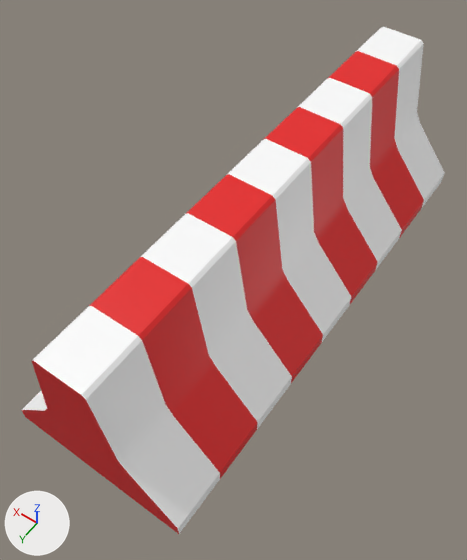
The FBX model KARTGAME/Assets/Models/Tracks/track01/concreteBarrier.fbx, before and after one commit.
Camera for both pictures: a 50 mm camera at (4.02, 5.99, 8.06) aimed at (7.32, 1.38, 0.8). Every picture has the same lights, and +X, +Y and +Z are marked at lower left.

The older version as bpy lines, for what is in view:
```python
me_cube_004 = bpy.data.meshes.new('Cube.004')
me_cube_004.from_pydata(...)  # 161 vertices, 112 faces; spans x -1.32..1.33, y -3.76..3.76, z -0.92..1.51
# faces by material slot: [52, 60]
me_cube_004.materials.append(mat_red)  # red #e71f1f
me_cube_004.materials.append(mat_white)  # white #ffffff
ob_concrete_barrier = bpy.data.objects.new('Concrete Barrier', me_cube_004)
ob_concrete_barrier.location = (7.27, 0.66, 0.94)
```
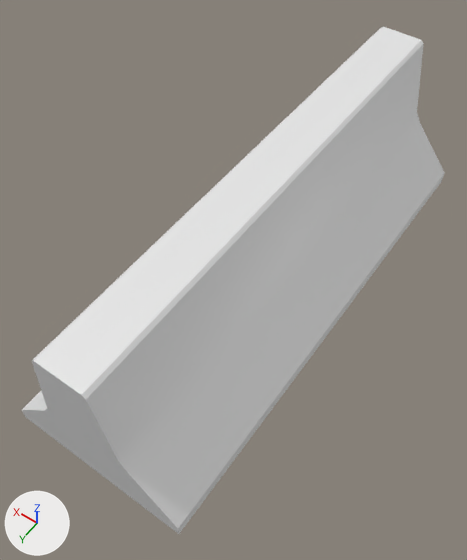
Where the change shows, as pixel boxes [x1, y1, x2, y2] in the pictures (467 x 560 px):
part 1 of me_cube_004, recoloured (red to white): [22, 51, 424, 534] in both
part 2 of me_cube_004, recoloured: [22, 26, 445, 534] in both

Edits to the bpy script that builds the scene:
```text
Add mat_concretebarriermaterial:
    mat_concretebarriermaterial = principled_material('ConcreteBarrierMaterial')
    mat_concretebarriermaterial.base_color = (0.8, 0.8, 0.8)  # white #e7e7e7
Change me_cube_004:
    where me_cube_004.from_pydata(...)  # 161 vertices, 112 faces; spans x -1.32..1.33, y -3.76..3.76, z -0.92..1.51
    used by ob_concrete_barrier; location = (7.27, 0.66, 0.94)
    me_cube_004 part 1: all 52 faces that had it switch from mat_red (red #e71f1f) to mat_concretebarriermaterial (white #e7e7e7)
    me_cube_004 part 2: all 60 faces that had it switch from mat_white (white #ffffff) to mat_concretebarriermaterial (white #e7e7e7)
```
